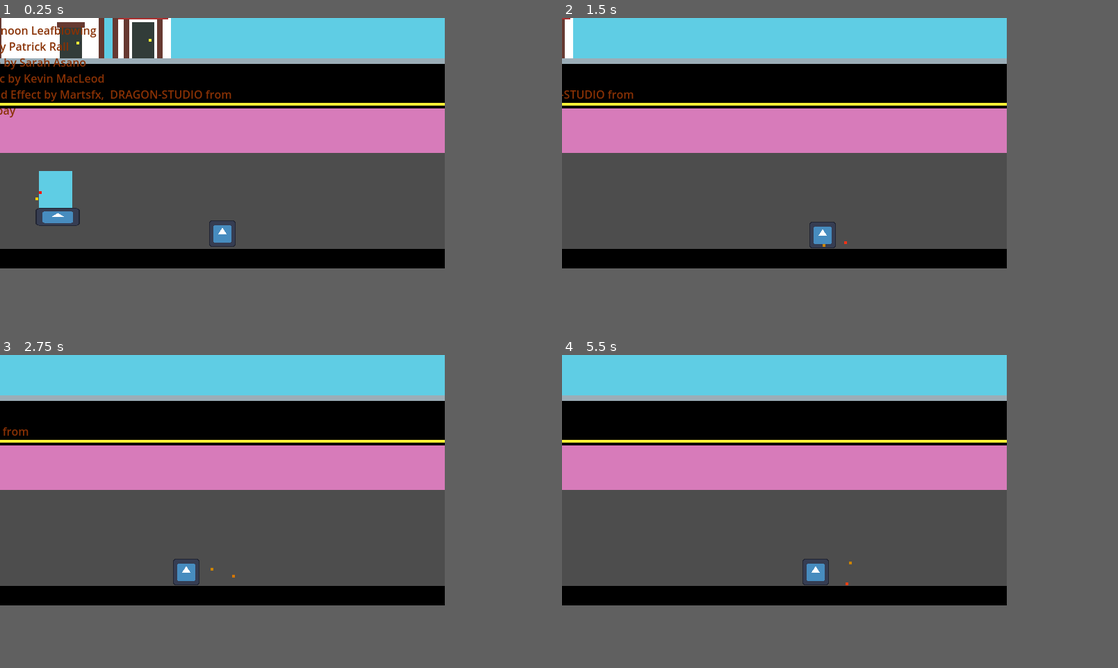
Above: before the commit, frames 1-4 (two rows, left to right).
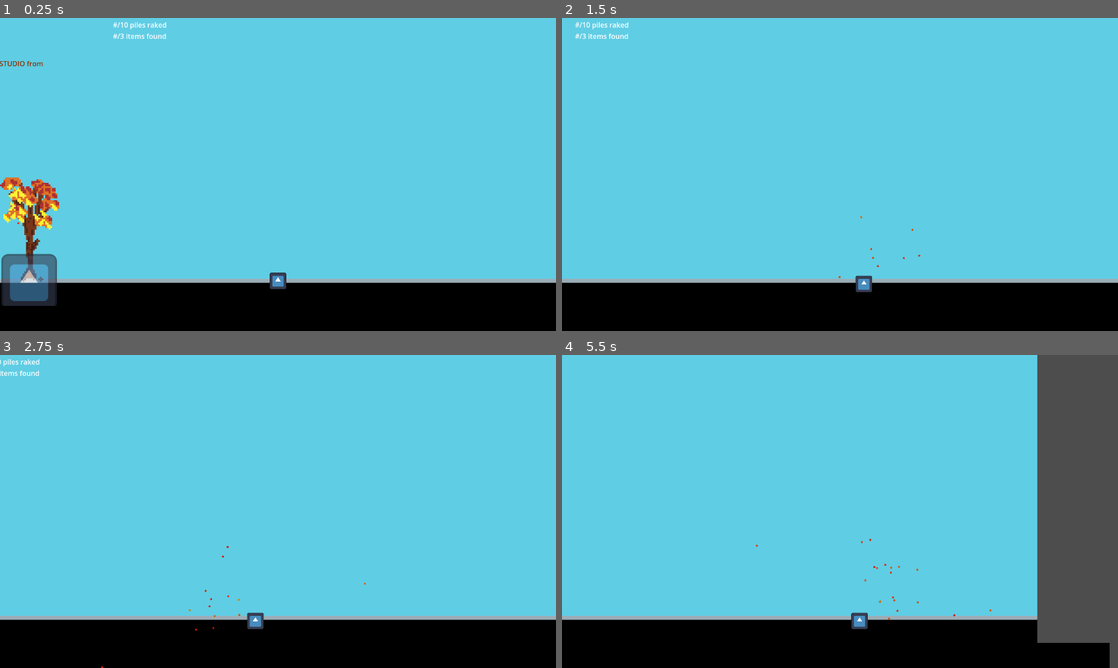
Above: after the commit, the same moments.

Repository: firelighted/cozyjam2025
Game: Godot game, scene res://src/scenes_scripts/main.tscn
Same seed, same stepped clock (60 frames per second), same inputs: the game is played once before the commit and once after it. The engine's default icon, where the game draws it, is replaced by a stand-in: a white triangle on a blue panel in a dark square.
Inputs:
- Up to frame 1 (0.25 s): no input
- Up to frame 2 (1.5 s): tap Enter (ui_accept) at 0.5, 0.77 s; hold Right (ui_right) from 0.53 s (still down)
- Up to frame 3 (2.75 s): tap Enter (ui_accept) at 1.52 s; release Right (ui_right) at 2.03 s; hold Left (ui_left) from 2.03 s (still down)
- Up to frame 4 (5.5 s): release Left (ui_left) at 2.78 s; hold Right (ui_right) 2.78-4.28 s; tap Enter (ui_accept) at 3.02, 3.77, 4.52 s; hold Left (ui_left) 4.28-5.03 s; hold Right (ui_right) from 5.03 s (still down)
In our replay, the window is 640x360 before the commit and 800x450 after it. These sizes can differ from the game's own. Grey fills any space a smaller window leaves; there, only what the larger window draws over its background counts as a difference.

The runs differ from the first frame. In frame 1, 74% of the frame differs, in the area x 0-100%, y 0-100%; in frame 2, 71%; in frame 3, 71%; in frame 4, 76%.

Commit message:
better particles

Diff:
--- a/assets/tree1.tres
+++ b/assets/tree1.tres
@@ -4,4 +4,4 @@
 
 [resource]
 atlas = ExtResource("1_yjvqs")
-region = Rect2(0, 160, 48, 64)
+region = Rect2(0, 639.658, 191.898, 255.723)
--- a/project.godot
+++ b/project.godot
@@ -17,8 +17,8 @@
 
 [display]
 
-window/size/viewport_width=640
-window/size/viewport_height=360
+window/size/viewport_width=1280
+window/size/viewport_height=720
 window/size/resizable=false
 
 [layer_names]
--- a/src/scenes_scripts/leafblow_particles.tscn
+++ b/src/scenes_scripts/leafblow_particles.tscn
@@ -1,13 +1,17 @@
-[gd_scene load_steps=2 format=3 uid="uid://cetsug3kt8u4o"]
+[gd_scene load_steps=2 format=3 uid="uid://ik5klehl7a0u"]
 
 [sub_resource type="Gradient" id="Gradient_cydo6"]
 colors = PackedColorArray(0.78259, 0.55398, 3.85046e-07, 1, 1, 0.12549, 0.0980392, 1)
 
 [node name="LeafblowParticles" type="CPUParticles2D"]
+randomness = 0.28
 emission_shape = 3
-emission_rect_extents = Vector2(50, 1)
+emission_rect_extents = Vector2(50, 25)
+particle_flag_align_y = true
 gravity = Vector2(0, 500)
-orbit_velocity_min = 1.0
+initial_velocity_min = 500.0
+initial_velocity_max = 500.0
+orbit_velocity_min = 0.1
 orbit_velocity_max = 1.0
 damping_min = 15.0
 damping_max = 15.0
--- a/src/scenes_scripts/main.tscn
+++ b/src/scenes_scripts/main.tscn
@@ -14,7 +14,7 @@
 colors = PackedColorArray(1, 0, 0, 1, 1, 1, 0, 1, 0, 1, 0, 1)
 
 [sub_resource type="RectangleShape2D" id="RectangleShape2D_agtjx"]
-size = Vector2(64, 27)
+size = Vector2(90, 53.5)
 
 [sub_resource type="Gradient" id="Gradient_icmaw"]
 colors = PackedColorArray(0, 0, 0, 1, 0, 0, 0, 1)
@@ -23,7 +23,10 @@
 gradient = SubResource("Gradient_icmaw")
 
 [sub_resource type="RectangleShape2D" id="RectangleShape2D_ne0no"]
-size = Vector2(698, 35)
+size = Vector2(698, 71.5)
+
+[sub_resource type="Gradient" id="Gradient_8ksqs"]
+colors = PackedColorArray(1, 0, 0, 1, 1, 1, 0, 1)
 
 [sub_resource type="CapsuleShape2D" id="CapsuleShape2D_cydo6"]
 radius = 18.0
@@ -43,19 +46,21 @@
 #/3 items found"
 
 [node name="Background" type="Node2D" parent="."]
-position = Vector2(317.5, 353.5)
 
 [node name="Sprite2D" type="Sprite2D" parent="Background"]
+z_index = -100
+scale = Vector2(1.2, 1.2)
 texture = ExtResource("1_rvmg3")
+offset = Vector2(0, 800)
 
 [node name="Tree" type="Sprite2D" parent="."]
-position = Vector2(132, 252)
+position = Vector2(349, 487)
 texture = ExtResource("5_agtjx")
 
 [node name="FallParticles" type="CPUParticles2D" parent="Tree"]
-position = Vector2(-2, -6)
+position = Vector2(-2, -63)
 emission_shape = 3
-emission_rect_extents = Vector2(50, 1)
+emission_rect_extents = Vector2(50, 50)
 gravity = Vector2(0, 500)
 orbit_velocity_max = 0.25
 damping_min = 15.0
@@ -65,33 +70,45 @@
 color_initial_ramp = SubResource("Gradient_ne0no")
 
 [node name="LeafPileStaticBody2D" type="StaticBody2D" parent="Tree"]
+position = Vector2(1, 91)
 collision_layer = 2
 collision_mask = 4
 
 [node name="CollisionShape2D" type="CollisionShape2D" parent="Tree/LeafPileStaticBody2D"]
-position = Vector2(2, 35)
+position = Vector2(9, 9)
 shape = SubResource("RectangleShape2D_agtjx")
 
 [node name="Sprite2D" type="Sprite2D" parent="Tree/LeafPileStaticBody2D"]
+modulate = Color(1, 1, 1, 0.623529)
 position = Vector2(3, 34)
-scale = Vector2(0.5, 0.2)
 texture = ExtResource("1_jgk43")
 
 [node name="GroundStaticBody2D" type="StaticBody2D" parent="."]
+position = Vector2(167, 699)
 scale = Vector2(6, 1)
 
 [node name="RoadSprite" type="Sprite2D" parent="GroundStaticBody2D"]
-position = Vector2(319.5, 364.25)
 scale = Vector2(10, 1)
 texture = SubResource("GradientTexture2D_rvmg3")
 
 [node name="GroundCollisionShape2D" type="CollisionShape2D" parent="GroundStaticBody2D"]
-position = Vector2(344, 357.5)
+position = Vector2(0, -18.25)
 scale = Vector2(5, 1)
 shape = SubResource("RectangleShape2D_ne0no")
 
+[node name="LeafblowParticles" parent="." instance=ExtResource("4_agtjx")]
+position = Vector2(958, 545)
+amount = 24
+lifetime = 3.0
+randomness = 0.0
+lifetime_randomness = 1.0
+local_coords = true
+orbit_velocity_min = 0.0
+color_initial_ramp = SubResource("Gradient_8ksqs")
+
 [node name="CharacterBody2D" type="CharacterBody2D" parent="."]
-position = Vector2(372, 277)
+z_index = 100
+position = Vector2(926, 577)
 script = ExtResource("1_cydo6")
 
 [node name="FootstepAudio" type="AudioStreamPlayer2D" parent="CharacterBody2D"]
@@ -109,10 +126,6 @@
 scale = Vector2(0.3, 0.3)
 texture = ExtResource("1_jgk43")
 
-[node name="Camera2D" type="Camera2D" parent="CharacterBody2D"]
-limit_bottom = 360
-position_smoothing_enabled = true
-
 [node name="PlayerDetect" type="Area2D" parent="CharacterBody2D"]
 collision_layer = 4
 collision_mask = 2
@@ -120,10 +133,12 @@
 [node name="CollisionShape2D" type="CollisionShape2D" parent="CharacterBody2D/PlayerDetect"]
 shape = SubResource("CircleShape2D_rvmg3")
 
-[node name="LeafblowParticles" parent="CharacterBody2D" instance=ExtResource("4_agtjx")]
-position = Vector2(36, -2)
-orbit_velocity_min = -1.0
-orbit_velocity_max = -1.0
+[node name="Camera2D" type="Camera2D" parent="CharacterBody2D"]
+limit_bottom = 725
+position_smoothing_enabled = true
+
+[node name="FinishPileTimer" type="Timer" parent="CharacterBody2D"]
+autostart = true
 
 [node name="AudioStreamPlayer2D" type="AudioStreamPlayer2D" parent="."]
 stream = ExtResource("3_ne0no")
@@ -149,3 +164,4 @@
 Sound Effect by Martsfx,  DRAGON-STUDIO from Pixabay"
 
 [connection signal="body_entered" from="CharacterBody2D/PlayerDetect" to="CharacterBody2D" method="_on_player_detect_body_entered"]
+[connection signal="timeout" from="CharacterBody2D/FinishPileTimer" to="CharacterBody2D" method="_on_finish_pile_timer_timeout"]
--- a/src/scenes_scripts/player2d.gd
+++ b/src/scenes_scripts/player2d.gd
@@ -1,7 +1,7 @@
 extends CharacterBody2D
 
 @export var hud_label_path: NodePath = "../Label"
-@export var leafblow_path: NodePath = "LeafblowParticles"
+@export var leafblow_path: NodePath = "../LeafblowParticles"
 @export var footstep_audio_path: NodePath = "FootstepAudio"
 @export var pile_audio_path: NodePath = "SFXAudio"
 #@export var leafblow : PackedScene = load("res://src/scenes_scripts/leafblow_particles.tscn")
@@ -12,6 +12,8 @@
 
 const SPEED = 300.0
 const JUMP_VELOCITY = -400.0
+const MIN_LEAVES_BLOWN = 25
+const MAX_LEAVES_BLOWN = 150
 
 # Get the gravity from the project settings to be synced with RigidBody nodes.
 var gravity: int = ProjectSettings.get_setting("physics/2d/default_gravity")
@@ -45,10 +47,12 @@
 	else:
 		velocity.x = move_toward(velocity.x, 0, SPEED)
 
+	leafblow.orbit_velocity_max = direction + 1
 	leafblow.orbit_velocity_min = direction
-	leafblow.orbit_velocity_max = direction
+	leafblow.direction.x = direction
 	leafblow.emitting = (direction != 0)
 	footstep_audio.playing = (direction != 0) and is_on_floor()
+	leafblow.position = position + Vector2(32 * direction, -32)
 	move_and_slide()
 
 
@@ -58,3 +62,9 @@
 	hud_label.text = "%d/%d piles raked
 	%d/%d items found" % [piles_found, piles_found_total, special_items_found, special_items_total]
 	body.queue_free()
+	leafblow.amount = MAX_LEAVES_BLOWN
+
+func _on_finish_pile_timer_timeout() -> void:
+	# runs repeatedly and automatically
+	if leafblow.amount > MIN_LEAVES_BLOWN:
+		leafblow.amount -= 10
Not shown: 1 places in src/scenes_scripts/main.tscn that only renumber resources
